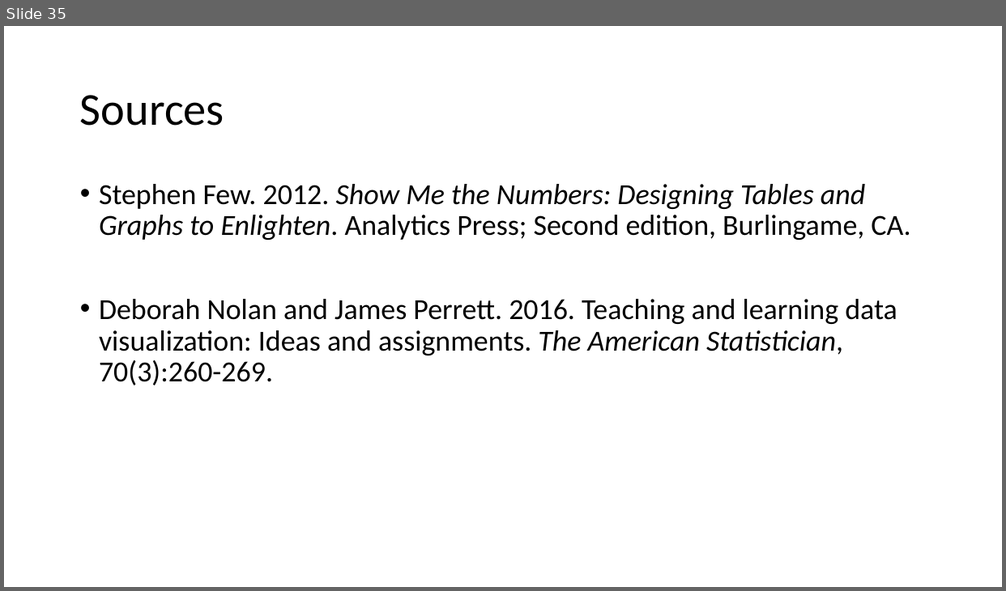
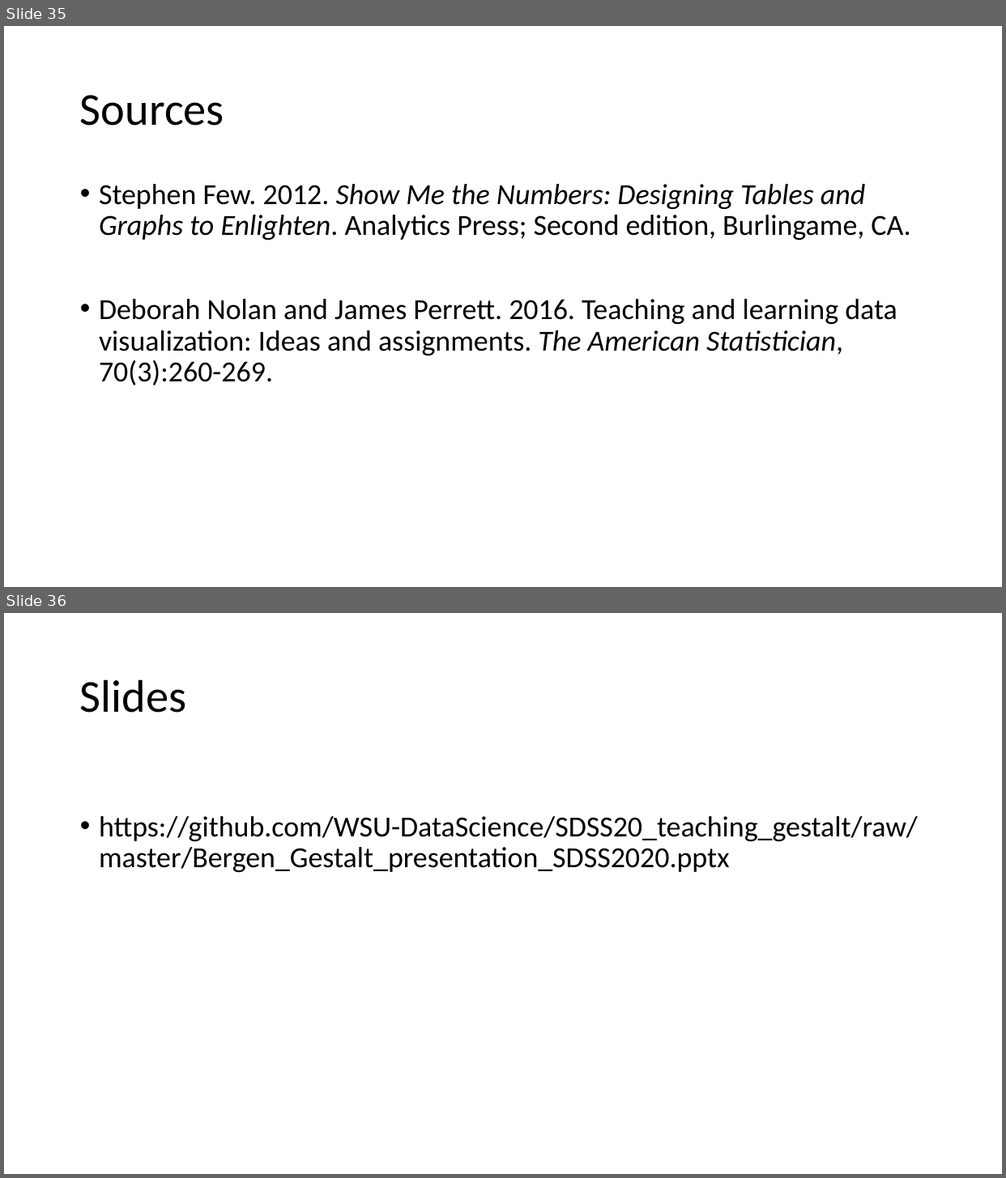
Before and after one commit to WSU-DataScience/SDSS20_teaching_gestalt, a slide deck: Bergen_Gestalt_presentation_SDSS2020.pptx. Shown one above the other, each under a label of ours: slide 35 before the commit, slides 35 and 36 after it. The pictures are 1006x591 and 1006x1178 pixels, drawn with LibreOffice and Linux fonts; fonts in the diff are those of the drawing. Boxes give left, top, right and bottom in pixels: in the first picture for what was removed or moved away, otherwise in the second. Text is boxed around its words. In the diff, an @@ line names an element or a change of style, - is before the commit and + after.

Commit message:
added link

```diff
--- a/Bergen_Gestalt_presentation_SDSS2020.pptx
+++ b/Bergen_Gestalt_presentation_SDSS2020.pptx
@@ slide 36 added at (x1=4, y1=613, x2=1002, y2=1174), background #FFFFFF @@
@@ title added at (x1=80, y1=679, x2=187, y2=713), 44 pt, text #000000 @@
+Slides
@@ text added at (x1=99, y1=816, x2=918, y2=872), 28 pt, text #000000 @@
+• https://github.com/WSU-DataScience/SDSS20_teaching_gestalt/raw/master/Bergen_Gestalt_presentation_SDSS2020.pptx
```
